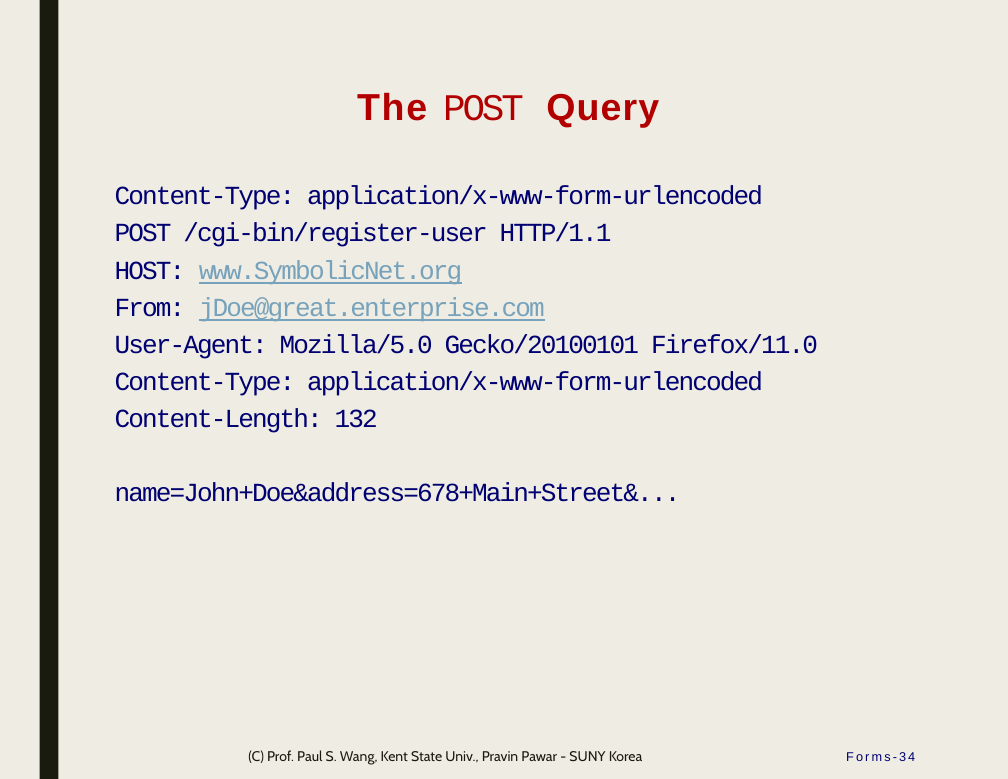
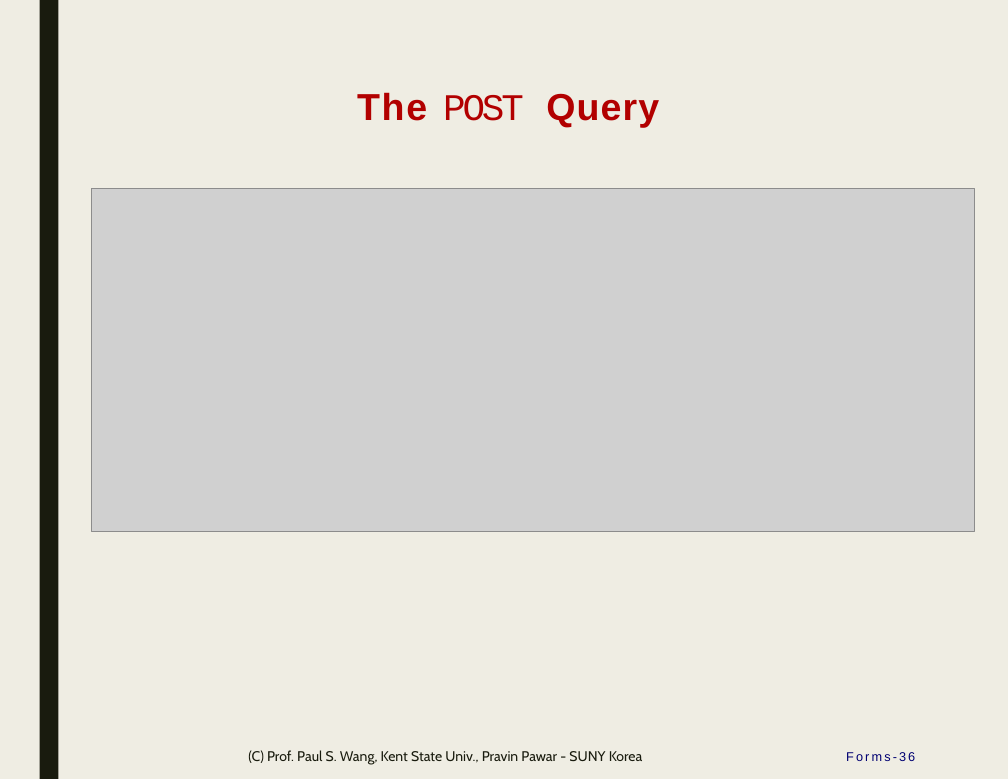
Before and after one commit to ppawar/ppawar.github.io, a slide deck: slide 36 of Fall2019/CSE102-F19/lectures/CSE102_Lec6 - Forms, PHP.pptx (slide 34 before the commit). Drawn at 1008x779 pixels with LibreOffice and Linux fonts; fonts in the diff are those of the drawing; grey boxes stand for pictures. Boxes give left, top, right and bottom in pixels: in the first picture for what was removed or moved away, otherwise in the second. Text is boxed around its words. In the diff, an @@ line names an element or a change of style, - is before the commit and + after.

```diff
--- a/Fall2019/CSE102-F19/lectures/CSE102_Lec6 - Forms, PHP.pptx
+++ b/Fall2019/CSE102-F19/lectures/CSE102_Lec6 - Forms, PHP.pptx
@@ picture added at <box>92,189,975,531</box> @@
@@ text removed at <box>115,186,818,502</box> @@
-Content-Type: application/x-www-form-urlencoded POST /cgi-bin/register-user HTTP/1.1
-HOST: www.SymbolicNet.org
-From: jDoe@great.enterprise.com
-User-Agent: Mozilla/5.0 Gecko/20100101 Firefox/11.0 Content-Type: application/x-www-form-urlencoded Content-Length: 132
-name=John+Doe&address=678+Main+Street&...
@@ page number at <box>846,752,915,761</box>: text changed @@
-Forms-34
+Forms-36
```
Also in this commit, not shown: 4 other slides changed, 24 slides added, 1 slide removed.
